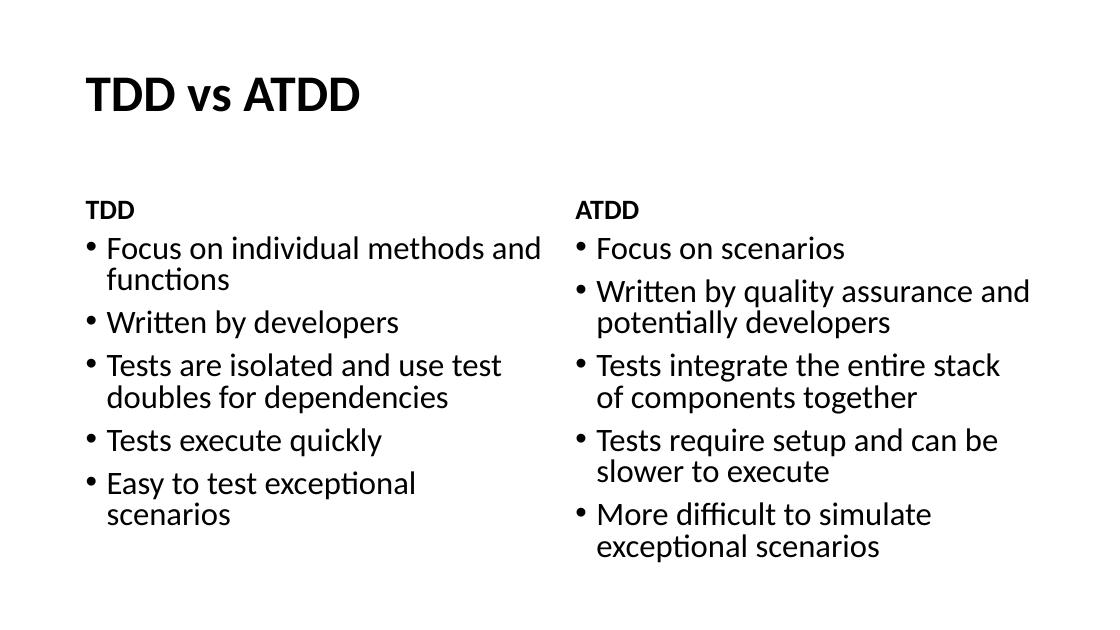
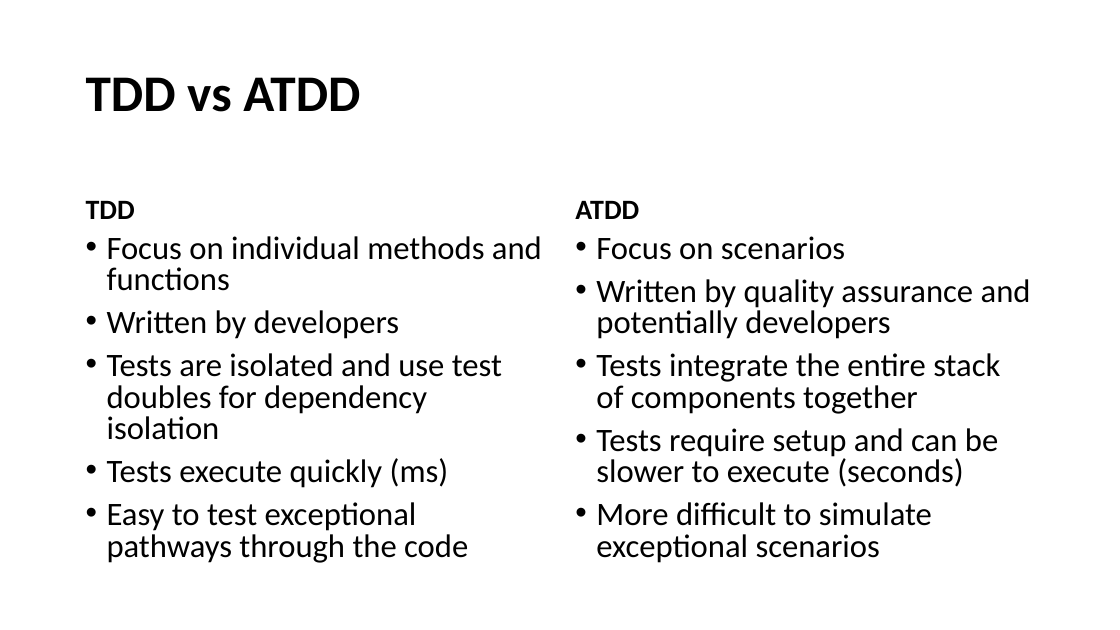
Before and after one commit to cebartling/test-driven, a slide deck: slide 18 of presentations/Introduction to Test-Driven Development.pptx. Drawn at 1120x630 pixels with LibreOffice and Linux fonts; fonts in the diff are those of the drawing. Boxes give left, top, right and bottom in pixels: in the first picture for what was removed or moved away, otherwise in the second. Text is boxed around its words. In the diff, an @@ line names an element or a change of style, - is before the commit and + after.

Commit message:
Updates to Introduction to Test-Driven Development

```diff
--- a/presentations/Introduction to Test-Driven Development.pptx
+++ b/presentations/Introduction to Test-Driven Development.pptx
@@ text at (107,353,502,563): text changed @@
-• Tests are isolated and use test doubles for dependencies
-• Tests execute quickly
-• Easy to test exceptional scenarios
+• Tests are isolated and use test doubles for dependency isolation
+• Tests execute quickly (ms)
+• Easy to test exceptional pathways through the code
@@ text at (596,428,998,487): text changed @@
-• Tests require setup and can be slower to execute
+• Tests require setup and can be slower to execute (seconds)
```
Also in this commit, not shown: 1 other slide changed.
